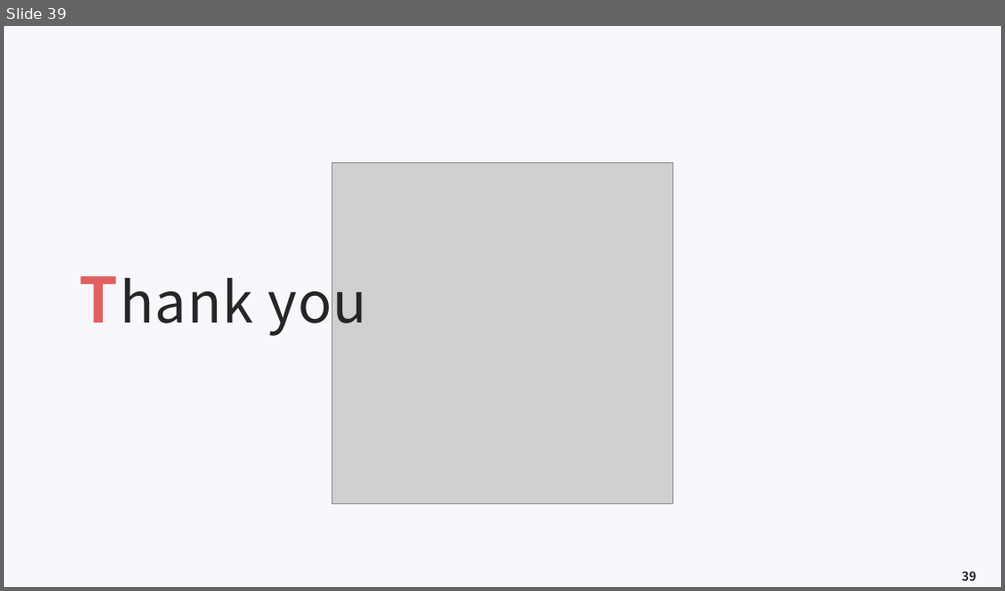
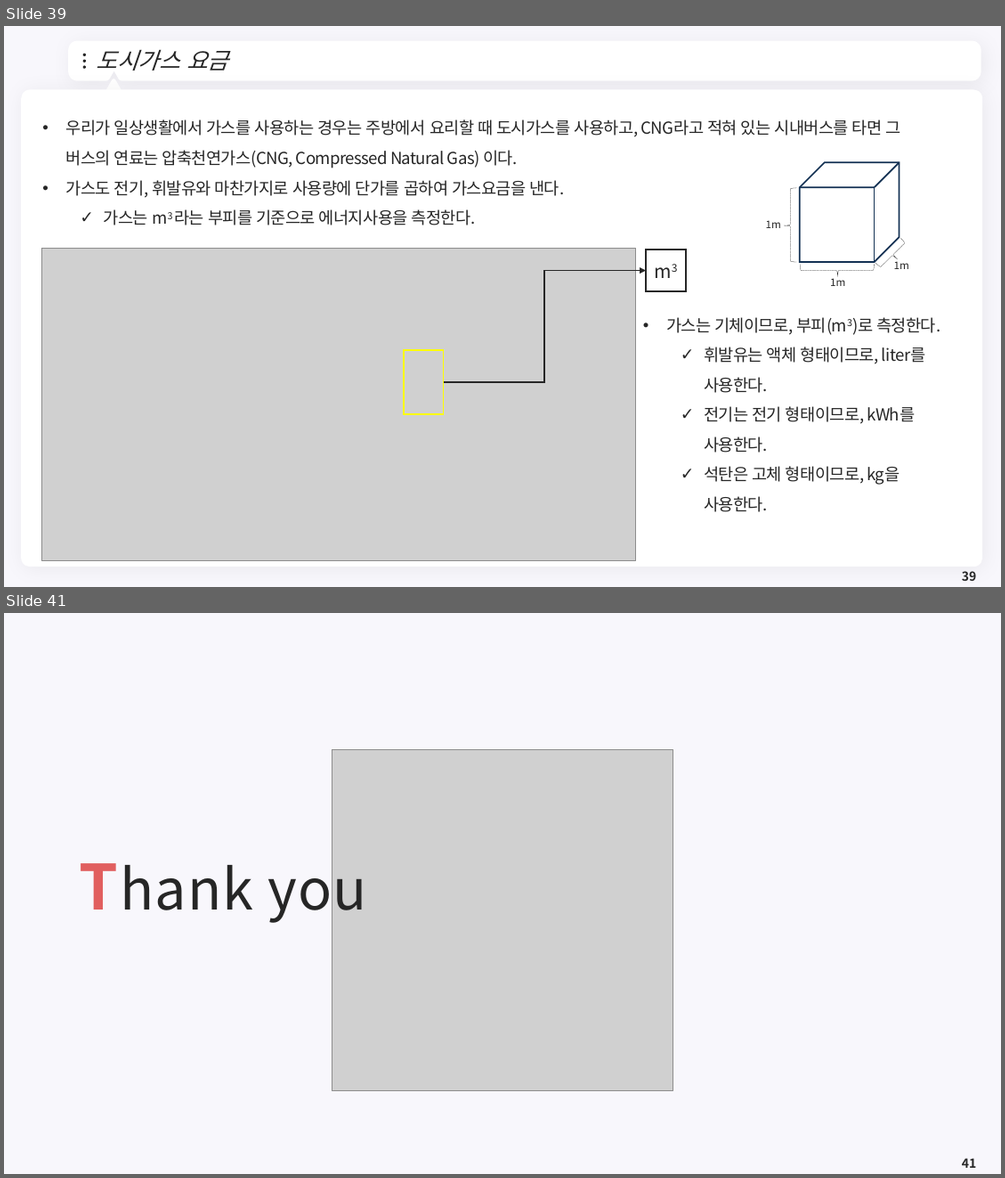
Before and after one commit to meandthey/Teaching, a slide deck: 에너지경제학/자원에너지경제학_Chapter_1.pptx. Shown one above the other, each under a label of ours: slide 39 before the commit, slides 39 and 41 after it; the slides between them are not shown. The pictures are 1005x591 and 1005x1178 pixels, drawn with LibreOffice and Linux fonts; fonts in the diff are those of the drawing; grey boxes stand for pictures; background and template pictures are left out. Boxes give left, top, right and bottom in pixels: in the first picture for what was removed or moved away, otherwise in the second. Text is boxed around its words. In the diff, an @@ line names an element or a change of style, - is before the commit and + after.

```diff
--- a/에너지경제학/자원에너지경제학_Chapter_1.pptx
+++ b/에너지경제학/자원에너지경제학_Chapter_1.pptx
@@ slide 39 added at bbox=[4, 26, 1001, 587], background #F8F7FC @@
@@ freeform shape added at bbox=[72, 45, 978, 78], fill #FFFFFF, outline #FFFFFF 7.25 pt @@
@@ title added at bbox=[97, 49, 228, 70], 22 pt, text #262626, italic @@
+도시가스 요금
@@ ellipse added at bbox=[83, 54, 86, 56], fill #262626 @@
@@ ellipse added at bbox=[83, 60, 86, 62], fill #262626 @@
@@ ellipse added at bbox=[83, 66, 86, 69], fill #262626 @@
@@ freeform shape added at bbox=[957, 56, 966, 67], fill #FFFFFF @@
@@ rounded rectangle added at bbox=[21, 89, 983, 566], fill #FFFFFF @@
@@ triangle added at bbox=[105, 80, 122, 95], fill #FFFFFF, outline #FFFFFF 3.75 pt @@
@@ text added at bbox=[66, 119, 901, 225], 16 pt, text #262626 @@
+• 우리가 일상생활에서 가스를 사용하는 경우는 주방에서 요리할 때 도시가스를 사용하고, CNG라고 적혀 있는 시내버스를 타면 그 버스의 연료는 압축천연가스(CNG, Compressed Natural Gas) 이다.
+• 가스도 전기, 휘발유와 마찬가지로 사용량에 단가를 곱하여 가스요금을 낸다.
+  ✓ 가스는 m3 라는 부피를 기준으로 에너지사용을 측정한다.
@@ cube added at bbox=[800, 163, 899, 263], outline #143253 1.5 pt @@
@@ left brace added at bbox=[784, 188, 797, 263], outline #262626 0.25 pt dashed @@
@@ text added at bbox=[766, 220, 781, 228], 10 pt, text #262626 @@
+1m
@@ left brace added at bbox=[876, 239, 910, 273], outline #262626 0.25 pt dashed @@
@@ picture added at bbox=[42, 248, 636, 561] @@
@@ rectangle added at bbox=[646, 249, 685, 292], fill #FFFFFF, outline #262626 1.5 pt, 18 pt, text #262626 @@
+m3
@@ left brace added at bbox=[801, 264, 874, 276], outline #262626 0.25 pt dashed @@
@@ text added at bbox=[894, 258, 909, 269], 10 pt, text #262626 @@
+1m
@@ elbow arrow added from (444, 382) to (646, 271), #262626 1.5 pt @@
@@ text added at bbox=[830, 275, 845, 286], 10 pt, text #262626 @@
+1m
@@ text added at bbox=[666, 317, 940, 512], 16 pt, text #262626 @@
+• 가스는 기체이므로, 부피(m3)로 측정한다.
+  ✓ 휘발유는 액체 형태이므로, liter를 사용한다.
+  ✓ 전기는 전기 형태이므로, kWh를 사용한다.
+  ✓ 석탄은 고체 형태이므로, kg을 사용한다.
@@ rectangle added at bbox=[404, 350, 443, 414], outline #FFFF00 1.5 pt @@
@@ page number added at bbox=[962, 571, 976, 580], 12 pt, text #262626, bold @@
+39
@@ what was slide 39 is now slide 41 @@
@@ page number at bbox=[962, 1158, 976, 1167]: text changed @@
-39
+41
```
Also in this commit, not shown: 2 slides changed, 2 other slides added, 1 slide removed.
